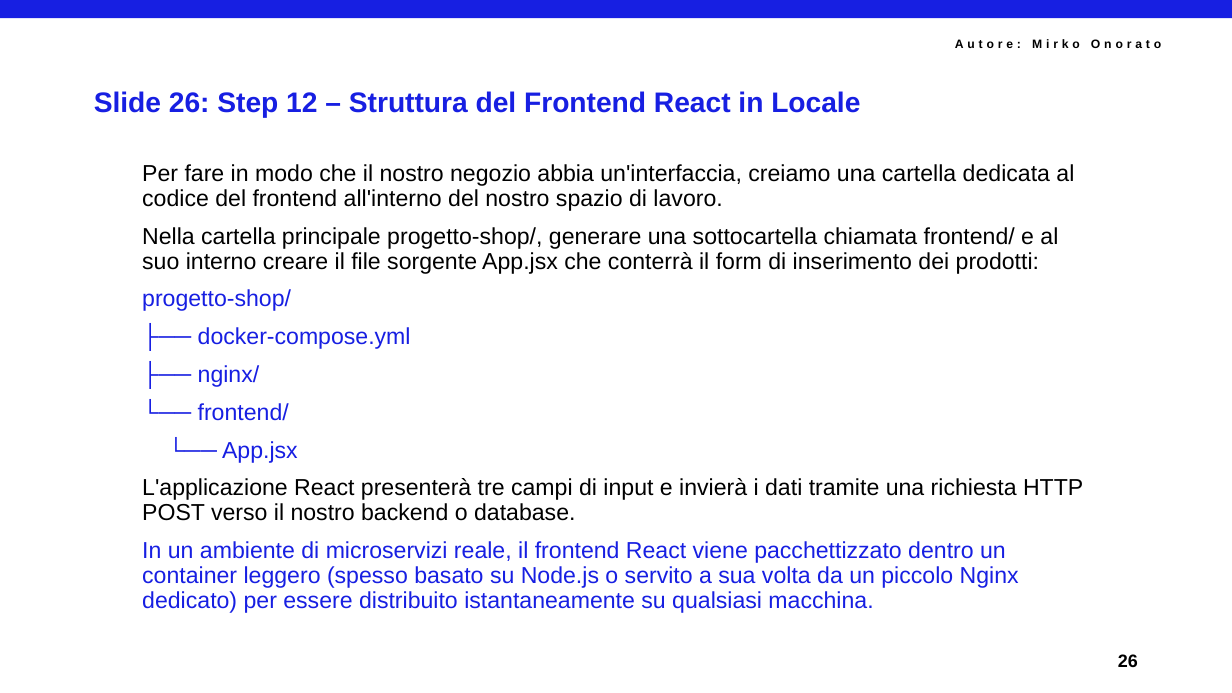
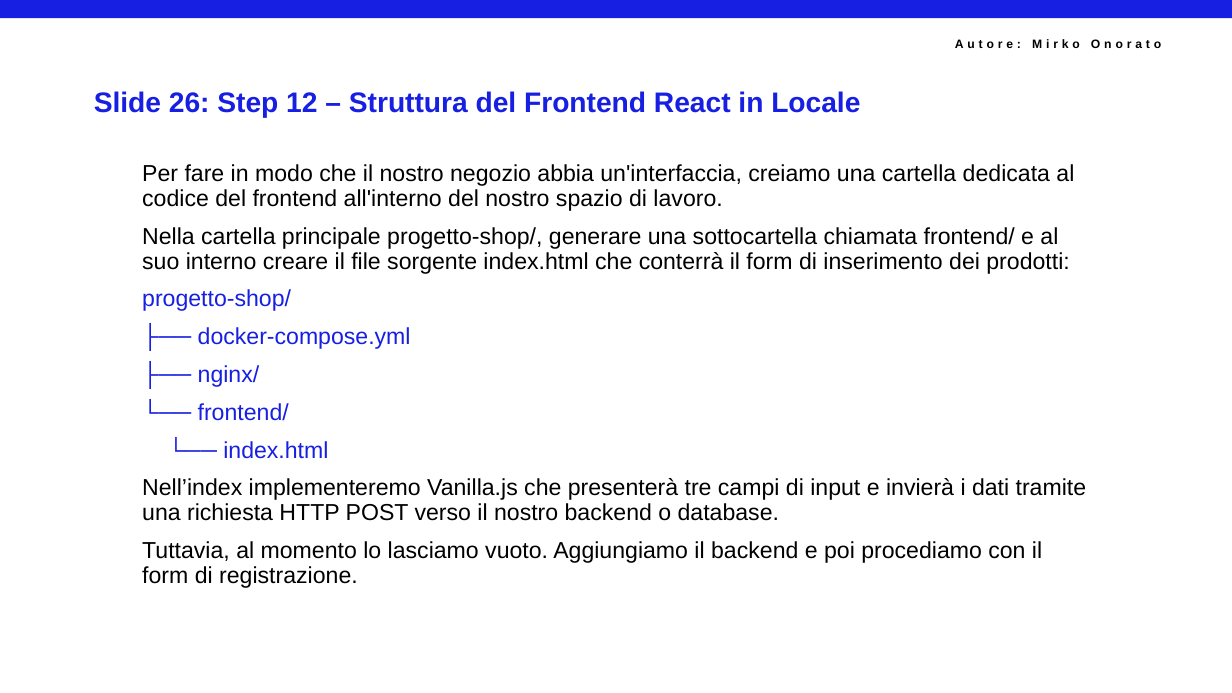
Before and after one commit to mirkoSkF/Docker-Slides, a slide deck: slide 28 of Lab 3.a - Allestimento di Nginx, Certbot e Reti in Locale.pptx. Drawn at 1232x693 pixels with LibreOffice and Linux fonts; fonts in the diff are those of the drawing; background and template pictures are left out. Boxes give left, top, right and bottom in pixels: in the first picture for what was removed or moved away, otherwise in the second. Text is boxed around its words. In the diff, an @@ line names an element or a change of style, - is before the commit and + after.

```diff
--- a/Lab 3.a - Allestimento di Nginx, Certbot e Reti in Locale.pptx
+++ b/Lab 3.a - Allestimento di Nginx, Certbot e Reti in Locale.pptx
@@ text at (x1=142, y1=227, x2=1069, y2=274): text changed @@
-Nella cartella principale progetto-shop/, generare una sottocartella chiamata frontend/ e al suo interno creare il file sorgente App.jsx che conterrà il form di inserimento dei prodotti:
+Nella cartella principale progetto-shop/, generare una sottocartella chiamata frontend/ e al suo interno creare il file sorgente index.html che conterrà il form di inserimento dei prodotti:
@@ text at (x1=142, y1=441, x2=1087, y2=588): text changed; text colour #171FE2 to #000000 @@
-└── App.jsx
-L'applicazione React presenterà tre campi di input e invierà i dati tramite una richiesta HTTP POST verso il nostro backend o database.
-In un ambiente di microservizi reale, il frontend React viene pacchettizzato dentro un container leggero (spesso basato su Node.js o servito a sua volta da un piccolo Nginx dedicato) per essere distribuito istantaneamente su qualsiasi macchina.
+└── index.html
+Nell’index implementeremo Vanilla.js che presenterà tre campi di input e invierà i dati tramite una richiesta HTTP POST verso il nostro backend o database.
+Tuttavia, al momento lo lasciamo vuoto. Aggiungiamo il backend e poi procediamo con il form di registrazione.
@@ text removed at (x1=1118, y1=654, x2=1138, y2=667) @@
-26
```
Also in this commit, not shown: 35 other slides changed, 2 slides added, 9 slides removed.
